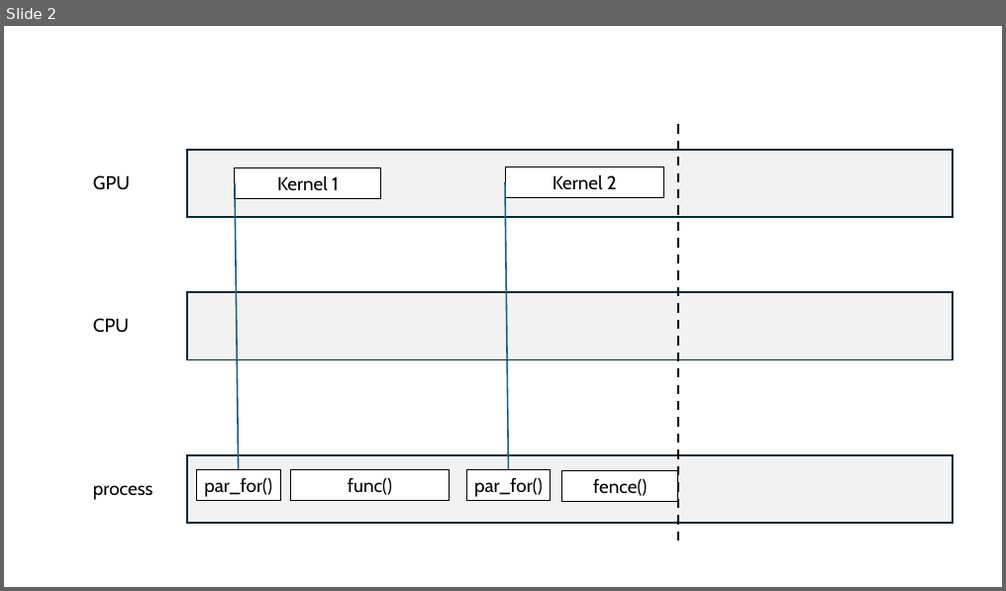
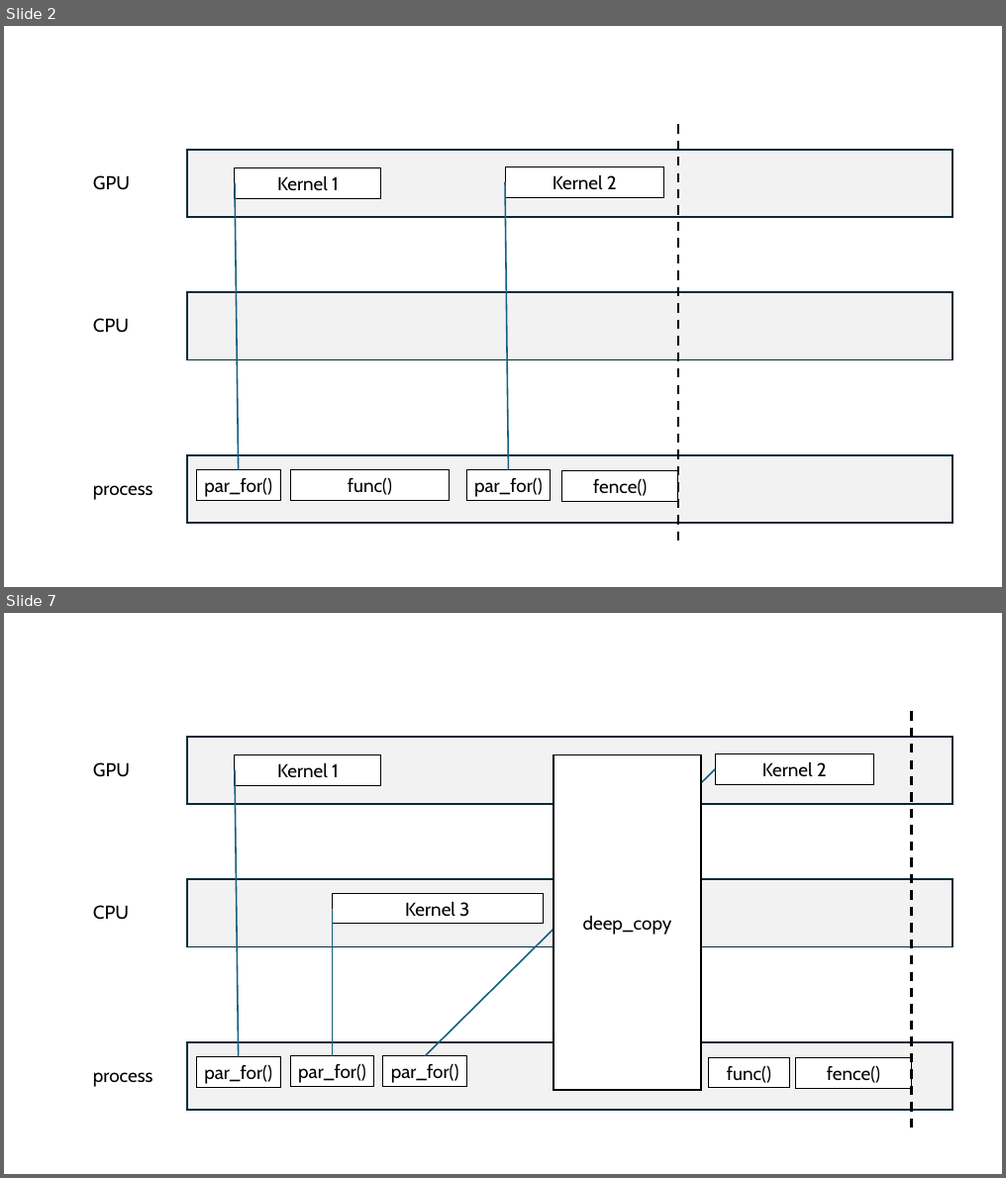
Before and after one commit to gjbex/GPU-programming, a slide deck: slides-source/kokkos/diagrams.pptx. Shown one above the other, each under a label of ours: slide 2 before the commit, slides 2 and 7 after it; the slides between them are not shown. The pictures are 1006x591 and 1006x1178 pixels, drawn with LibreOffice and Linux fonts; fonts in the diff are those of the drawing. Boxes give left, top, right and bottom in pixels: in the first picture for what was removed or moved away, otherwise in the second. Text is boxed around its words. In the diff, an @@ line names an element or a change of style, - is before the commit and + after.

```diff
--- a/slides-source/kokkos/diagrams.pptx
+++ b/slides-source/kokkos/diagrams.pptx
@@ slide 7 added at [4,613,1002,1174], background #FFFFFF @@
@@ line added from (912, 711) to (912, 1133), #000000 2.25 pt dashed @@
@@ rectangle added at [187,737,953,804], fill #F2F2F2, outline #092A39 1.5 pt @@
@@ rectangle added at [235,756,381,785], fill #FFFFFF, outline #000000 0.75 pt, 18 pt, text #000000 @@
+Kernel 1
@@ rectangle added at [553,756,701,1090], fill #FFFFFF, outline #000000 1.5 pt, 18 pt, text #000000 @@
+deep_copy
@@ rectangle added at [715,755,874,784], fill #FFFFFF, outline #000000 0.75 pt, 18 pt, text #000000 @@
+Kernel 2
@@ text added at [93,762,130,777], 18 pt, text #000000 @@
+GPU
@@ line added from (239, 1058) to (235, 770), #156082 1.5 pt @@
@@ line added from (425, 1057) to (715, 769), #156082 1.5 pt @@
@@ rectangle added at [187,879,953,947], fill #F2F2F2, outline #092A39 1.5 pt @@
@@ text added at [93,905,129,920], 18 pt, text #000000 @@
+CPU
@@ rectangle added at [333,894,543,924], fill #FFFFFF, outline #000000 0.75 pt, 18 pt, text #000000 @@
+Kernel 3
@@ line added from (333, 1057) to (333, 909), #156082 1.5 pt @@
@@ rectangle added at [187,1043,953,1110], fill #F2F2F2, outline #092A39 1.5 pt @@
@@ rectangle added at [196,1058,280,1087], fill #FFFFFF, outline #000000 0.75 pt, 18 pt, text #000000 @@
+par_for()
@@ rectangle added at [291,1057,374,1086], fill #FFFFFF, outline #000000 0.75 pt, 18 pt, text #000000 @@
+par_for()
@@ rectangle added at [383,1057,466,1086], fill #FFFFFF, outline #000000 0.75 pt, 18 pt, text #000000 @@
+par_for()
@@ text added at [93,1072,153,1087], 18 pt, text #000000 @@
+process
@@ rectangle added at [709,1059,789,1088], fill #FFFFFF, outline #000000 0.75 pt, 18 pt, text #000000 @@
+func()
@@ rectangle added at [796,1059,912,1088], fill #FFFFFF, outline #000000 0.75 pt, 18 pt, text #000000 @@
+fence()
```
Also in this commit, not shown: 6 other slides added.
